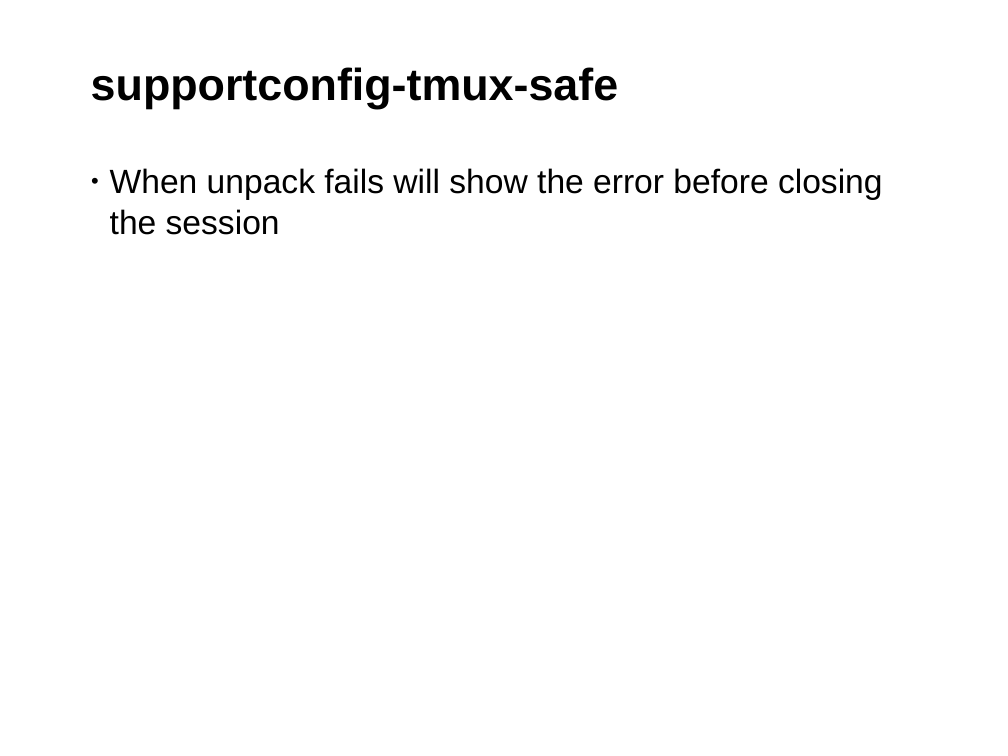
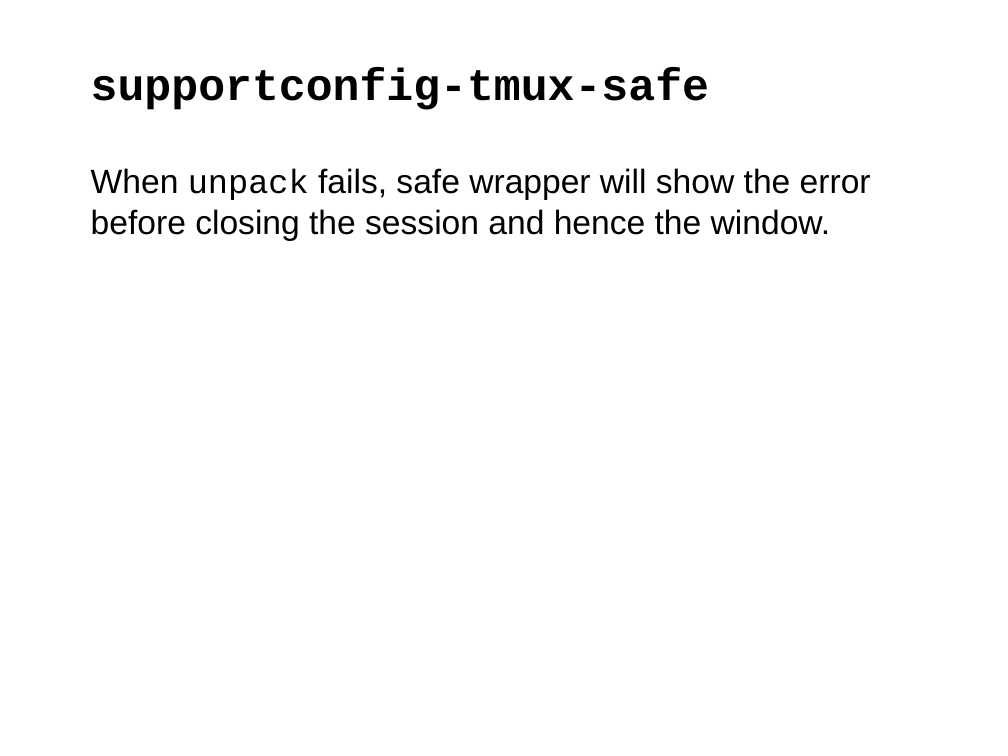
Before and after one commit to sayalilunkad/supportconfig-utils-slides, a slide deck: slide 14 of presentation.odp (slide 11 before the commit). Drawn at 1008x756 pixels with LibreOffice and Linux fonts; fonts in the diff are those of the drawing; background and template pictures are left out. Boxes give left, top, right and bottom in pixels: in the first picture for what was removed or moved away, otherwise in the second. Text is boxed around its words. In the diff, an @@ line names an element or a change of style, - is before the commit and + after.

```diff
--- a/presentation.odp
+++ b/presentation.odp
@@ title "supportconfig-tmux-safe" at (91, 68, 709, 110): font Arial to Courier New @@
@@ text at (91, 168, 871, 241): text changed @@
-• When unpack fails will show the error before closing the session
+When unpack fails, safe wrapper will show the error before closing the session and hence the window.
```
Also in this commit, not shown: 6 other slides changed, 5 slides added, 2 slides removed, 2 other files.
